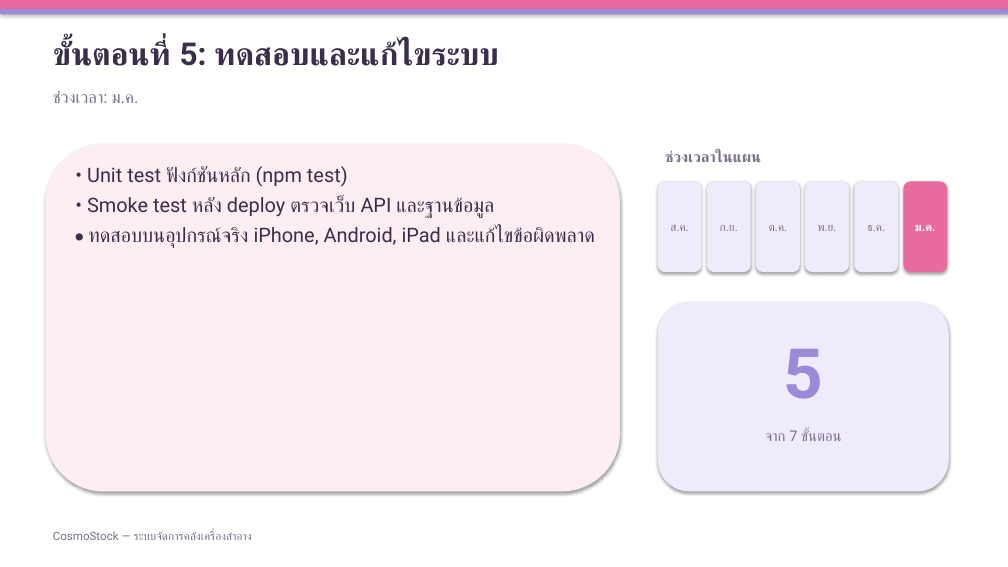
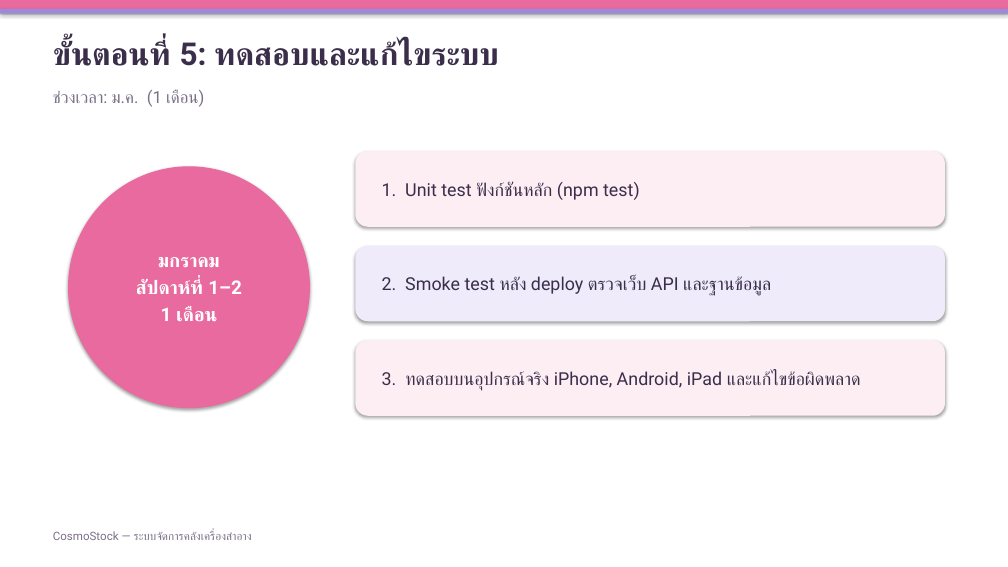
Before and after one commit to chakkrit4456/Cosmo-stock, a slide deck: slide 5 of doc/CosmoStock-ขั้นตอนการดำเนินงาน.pptx. Drawn at 1008x567 pixels with LibreOffice and Linux fonts; fonts in the diff are those of the drawing. Boxes give left, top, right and bottom in pixels: in the first picture for what was removed or moved away, otherwise in the second. Text is boxed around its words. In the diff, an @@ line names an element or a change of style, - is before the commit and + after.

```diff
--- a/doc/CosmoStock-ขั้นตอนการดำเนินงาน.pptx
+++ b/doc/CosmoStock-ขั้นตอนการดำเนินงาน.pptx
@@ text at [53,90,204,107]: text changed @@
-ช่วงเวลา: ม.ค.
+ช่วงเวลา: ม.ค. (1 เดือน)
@@ rounded rectangle removed at [45,144,620,492] @@
@@ ellipse added at [68,166,310,408], fill #E86A9E, 18 pt, text #FFFFFF, bold @@
+มกราคม
+สัปดาห์ที่ 1–2
+1 เดือน
@@ rounded rectangle "1. Unit test ฟังก์ชันหลัก (npm ...": place and size @@
-rounded rectangle "1. Unit test ฟังก์ชันหลัก (npm ..." at [87,166,595,248]
+rounded rectangle "1. Unit test ฟังก์ชันหลัก (npm ..." at [355,151,945,227]
@@ rounded rectangle "1. Unit test ฟังก์ชันหลัก (npm ..." at [355,151,945,227]: vertical alignment top to middle; fill none to #FDEEF4; shadow on @@
@@ text removed at [665,150,761,162] @@
-ช่วงเวลาในแผน
@@ text in rounded rectangle at [382,182,640,200]: text changed; size 19 to 17 pt @@
-• Unit test ฟังก์ชันหลัก (npm test)
-• Smoke test หลัง deploy ตรวจเว็บ API และฐานข้อมูล
-• ทดสอบบนอุปกรณ์จริง iPhone, Android, iPad และแก้ไขข้อผิดพลาด
+1. Unit test ฟังก์ชันหลัก (npm test)
@@ rounded rectangle removed at [658,181,702,272] @@
-ส.ค.
@@ rounded rectangle removed at [707,181,751,272] @@
-ก.ย.
@@ rounded rectangle removed at [756,181,800,272] @@
-ต.ค.
@@ rounded rectangle removed at [805,181,849,272] @@
-พ.ย.
@@ rounded rectangle removed at [854,181,898,272] @@
-ธ.ค.
@@ rounded rectangle removed at [904,181,948,272] @@
-ม.ค.
@@ rounded rectangle added at [355,246,945,321], fill #EFEBFB, 17 pt, text #3A2E4A @@
+2. Smoke test หลัง deploy ตรวจเว็บ API และฐานข้อมูล
@@ rounded rectangle removed at [658,302,949,492] @@
@@ rounded rectangle added at [355,340,945,416], fill #FDEEF4, 17 pt, text #3A2E4A @@
+3. ทดสอบบนอุปกรณ์จริง iPhone, Android, iPad และแก้ไขข้อผิดพลาด
@@ text removed at [783,349,823,399] @@
-5
@@ text removed at [765,430,841,441] @@
-จาก 7 ขั้นตอน
```
Also in this commit, not shown: 6 other slides changed.
